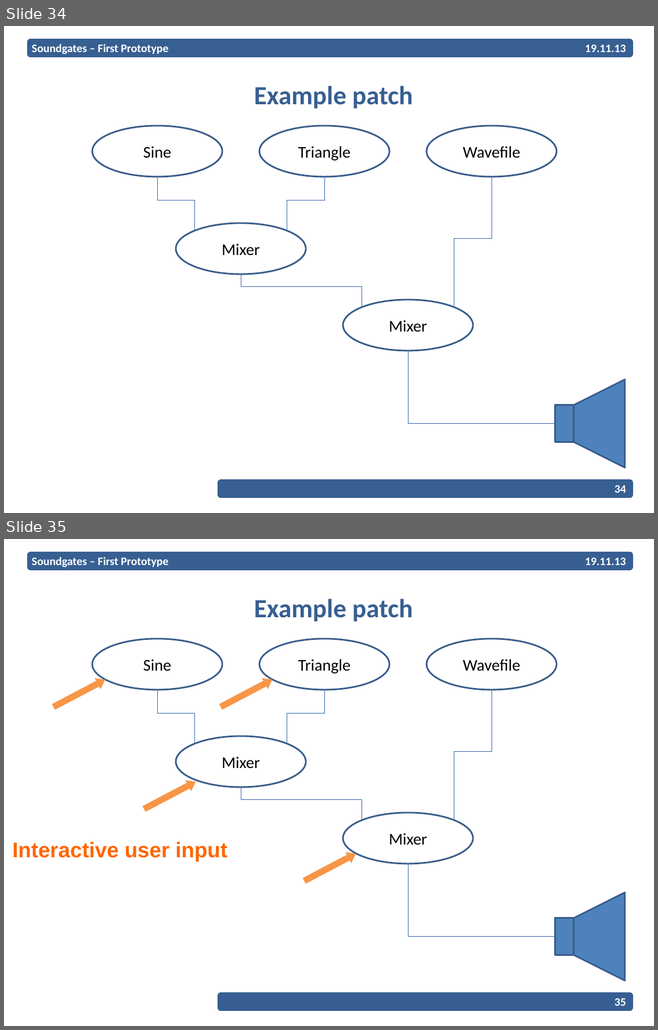
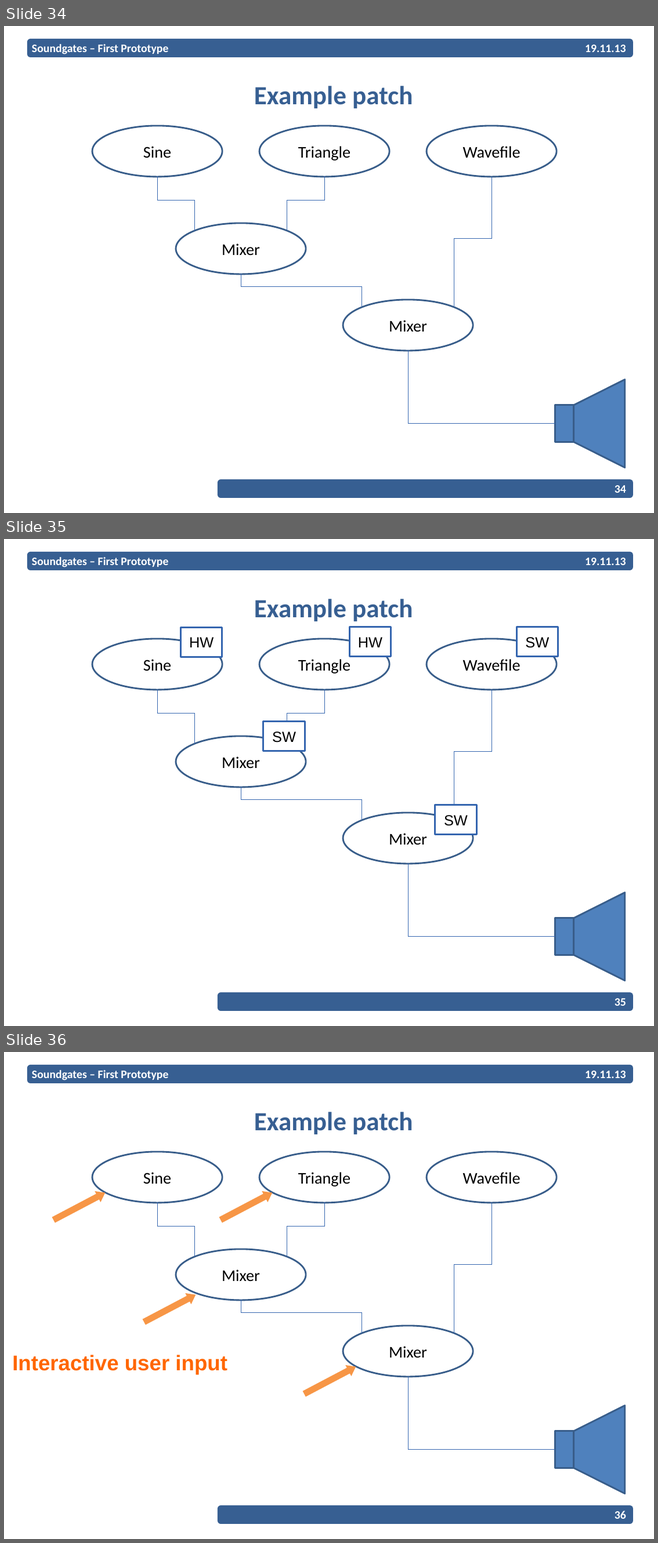
Before and after one commit to EPiCS/soundgates, a slide deck: documents/milestone1-2-presentation/Presentation.odp. Shown one above the other, each under a label of ours: slides 34 and 35 before the commit, slides 34, 35 and 36 after it. The pictures are 658x1030 and 658x1543 pixels, drawn with LibreOffice and Linux fonts; fonts in the diff are those of the drawing; background and template pictures are left out. Boxes give left, top, right and bottom in pixels: in the first picture for what was removed or moved away, otherwise in the second. Text is boxed around its words. In the diff, an @@ line names an element or a change of style, - is before the commit and + after.

```diff
--- a/documents/milestone1-2-presentation/Presentation.odp
+++ b/documents/milestone1-2-presentation/Presentation.odp
@@ slide 35 added at [4,539,654,1026], background #FFFFFF; not listed: 2 template elements that a slide beside it also shows @@
@@ text added at [32,557,168,567], 14 pt, text #FFFFFF, bold @@
+Soundgates – First Prototype
@@ text added at [585,558,626,565], 14 pt, text #FFFFFF, bold @@
+19.11.13
@@ title added at [254,599,412,621], 32 pt, text #375F92, bold @@
+Example patch
@@ freeform shape added at [92,639,223,690], fill #FFFFFF, outline #385D8A 2.01 pt, 20 pt, text #000000 @@
+Sine
@@ rectangle added at [181,627,222,657], fill #FFFFFF, outline #3465AF 2.15 pt, 18 pt, text #000000 @@
+HW
@@ freeform shape added at [259,639,390,690], fill #FFFFFF, outline #385D8A 2.01 pt, 20 pt, text #000000 @@
+Triangle
@@ rectangle added at [350,627,391,657], fill #FFFFFF, outline #3465AF 2.15 pt, 18 pt, text #000000 @@
+HW
@@ freeform shape added at [427,639,557,690], fill #FFFFFF, outline #385D8A 2.01 pt, 20 pt, text #000000 @@
+Wavefile
@@ rectangle added at [517,627,558,657], fill #FFFFFF, outline #3465AF 2.15 pt, 18 pt, text #000000 @@
+SW
@@ elbow line added from (157, 690) to (195, 744), #3465AF 0 pt @@
@@ elbow line added from (324, 690) to (287, 744), #3465AF 0 pt @@
@@ elbow line added from (492, 690) to (453, 820), #3465AF 0 pt @@
@@ rectangle added at [263,722,304,751], fill #FFFFFF, outline #3465AF 2.15 pt, 18 pt, text #000000 @@
+SW
@@ freeform shape added at [176,736,306,788], fill #FFFFFF, outline #385D8A 2.01 pt, 20 pt, text #000000 @@
+Mixer
@@ elbow line added from (241, 787) to (362, 820), #3465AF 0 pt @@
@@ freeform shape added at [343,813,473,864], fill #FFFFFF, outline #385D8A 2.01 pt, 20 pt, text #000000 @@
+Mixer
@@ rectangle added at [435,805,476,835], fill #FFFFFF, outline #3465AF 2.15 pt, 18 pt, text #000000 @@
+SW
@@ elbow line added from (408, 864) to (555, 937), #3465AF 0 pt @@
@@ freeform shape added at [574,892,625,981], fill #4F81BD, outline #385D8A 2.01 pt @@
@@ freeform shape added at [555,918,574,955], fill #4F81BD, outline #385D8A 2.01 pt @@
@@ page number added at [614,998,626,1006], 14 pt, text #FFFFFF, bold @@
+35
@@ what was slide 35 is now slide 36 @@
@@ page number at [614,1511,626,1519]: text changed @@
-35
+36
```
Also in this commit, not shown: 1 slide changed.
